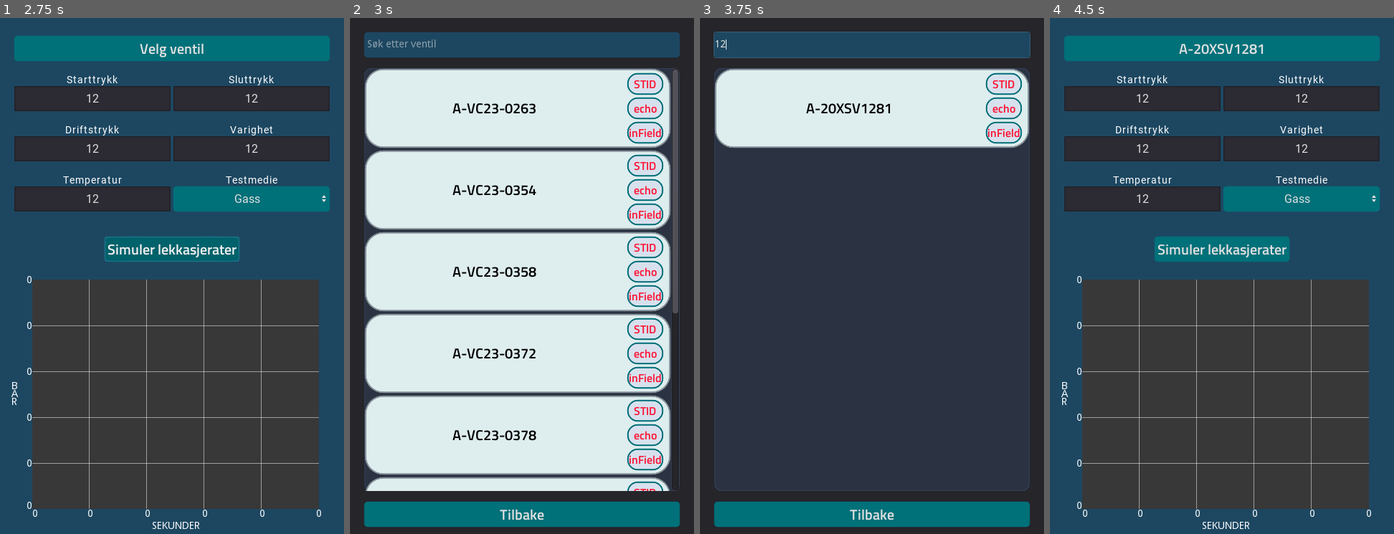
Above: before the commit, frames 1-4 (left to right).
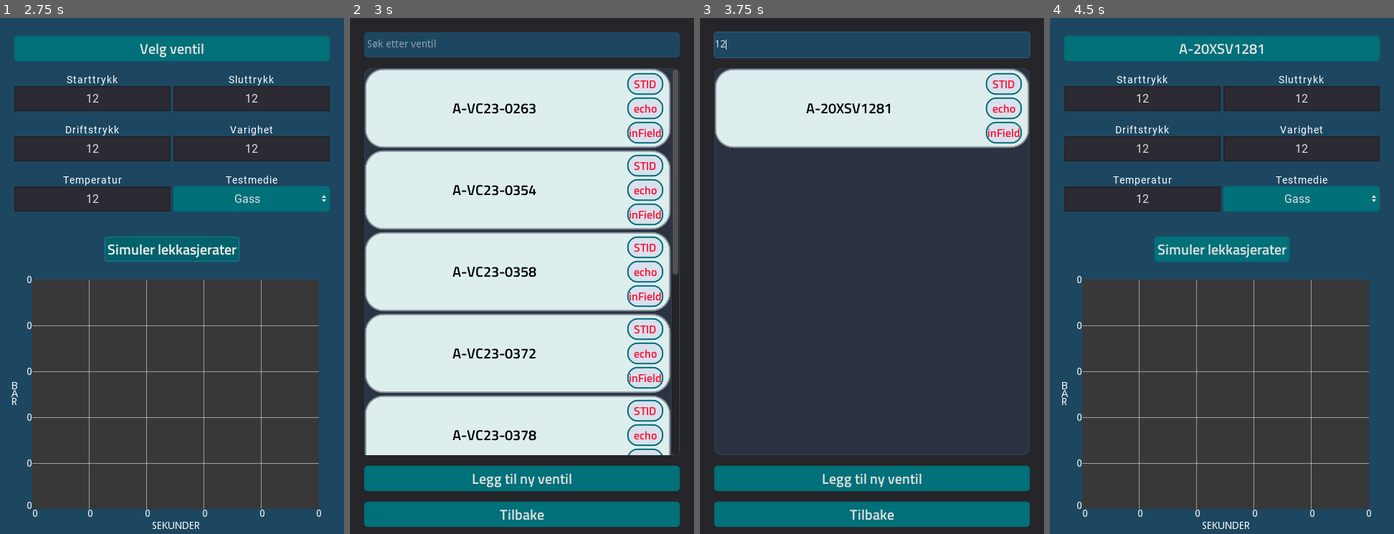
Above: after the commit, the same moments.

Repository: Keroflux/Critical-leak-test
Game: Godot game, scene res://Main.tscn
Two runs of this game, one before a commit and one after it. Both use one fixed random seed, a clock stepped at 60 frames per second and the inputs below.
Inputs (mouse positions are in pixels of both pictures, inside the frame that each line leads up to):
- Up to frame 1 (2.75 s): click (92, 100) at 0.52 s; type "12" at 0.6 s; click (92, 147) at 0.75 s; type "12" at 0.83 s; click (92, 198) at 0.98 s; type "12" at 1.07 s; click (251, 100) at 1.27 s; type "12" at 1.35 s; click (251, 147) at 1.5 s; type "12" at 1.58 s; click "Simuler lekkasjerater" at 2 s
- Up to frame 2 (3 s): click "Velg ventil" at 2.75 s
- Up to frame 3 (3.75 s): click (872, 43) at 3.52 s; type "12" at 3.6 s
- Up to frame 4 (4.5 s): click (1222, 105) at 4.25 s

Frame 1 is identical in both runs. In frame 2, 6.3% of the frame differs, in the area x 4-96%, y 49-92%; in frame 3, 4.5%; in frame 4, nothing differs.

Commit message:
Lagt til mulighet for å legge til nye ventiler

Diff:
--- a/Script/VALVES.gd
+++ b/Script/VALVES.gd
@@ -1,7 +1,7 @@
 extends Node
 
 
-var valves = {"A-VC23-0263": {"MW": 36, "Di": 372, "Z": 0.8259, "volume": 0.11876, "type": "check"},
+var valves : Dictionary = {"A-VC23-0263": {"MW": 36, "Di": 372, "Z": 0.8259, "volume": 0.11876, "type": "check"},
 			"A-VC23-0354": {"MW": 24.4, "Di": 280, "Z": 0.8, "volume": 0.06041, "type": "check"},
 			"A-VC23-0358": {"MW": 24.4, "Di": 280, "Z": 0.8, "volume": 0.12128, "type": "check"},
 			"A-VC23-0372": {"MW": 24.7, "Di": 229, "Z": 0.7355, "volume": 0.03622, "type": "check"},
--- /dev/null
+++ b/UI/AddValve.gd
@@ -0,0 +1,26 @@
+extends Control
+
+var parent
+
+func _on_Back_pressed():
+	queue_free()
+
+
+func _on_Add_pressed():
+	var tag = $"%Tag".text.to_upper()
+	var mw = float($"%MW".text)
+	var di = float($"%Di".text)
+	var z = float($"%CompF".text)
+	var volume = float($"%Volume".text)
+	var dens = float($"%Dens".text)
+	var k = float($"%Elasticity".text)
+	var type = $"%Type".get_item_text($"%Type".get_selected_id())
+	if type == "Ventil":
+		type = "valve"
+	else:
+		type = "check"
+
+	var dict : Dictionary = {tag: {"MW": mw, "Di:": di, "Z": z, "volume": volume, "Dens": dens, "K": k, "type": type}}
+	VALVES.valves.merge(dict)
+	parent.refresh("")
+	queue_free()
--- /dev/null
+++ b/UI/AddValve.tscn
@@ -0,0 +1,314 @@
+[gd_scene load_steps=11 format=2]
+
+[ext_resource path="res://UI/Font/TitilliumWeb-SemiBold.ttf" type="DynamicFontData" id=1]
+[ext_resource path="res://UI/Font/Font14.tres" type="DynamicFont" id=2]
+[ext_resource path="res://UI/AddValve.gd" type="Script" id=3]
+[ext_resource path="res://UI/Font/Font16l.tres" type="DynamicFont" id=5]
+
+[sub_resource type="StyleBoxFlat" id=6]
+bg_color = Color( 0, 0.384314, 0.419608, 1 )
+corner_radius_top_left = 5
+corner_radius_top_right = 5
+corner_radius_bottom_right = 5
+corner_radius_bottom_left = 5
+
+[sub_resource type="StyleBoxFlat" id=7]
+bg_color = Color( 0, 0.384314, 0.419608, 1 )
+corner_radius_top_left = 5
+corner_radius_top_right = 5
+corner_radius_bottom_right = 5
+corner_radius_bottom_left = 5
+
+[sub_resource type="StyleBoxFlat" id=5]
+bg_color = Color( 0, 0.439216, 0.47451, 1 )
+corner_radius_top_left = 5
+corner_radius_top_right = 5
+corner_radius_bottom_right = 5
+corner_radius_bottom_left = 5
+
+[sub_resource type="DynamicFont" id=4]
+size = 20
+font_data = ExtResource( 1 )
+
+[sub_resource type="StyleBoxFlat" id=3]
+bg_color = Color( 0, 0.384314, 0.419608, 1 )
+corner_radius_top_left = 5
+corner_radius_top_right = 5
+corner_radius_bottom_right = 5
+corner_radius_bottom_left = 5
+
+[sub_resource type="StyleBoxFlat" id=2]
+bg_color = Color( 0, 0.439216, 0.47451, 1 )
+border_blend = true
+corner_radius_top_left = 5
+corner_radius_top_right = 5
+corner_radius_bottom_right = 5
+corner_radius_bottom_left = 5
+
+[node name="AddValve" type="Control"]
+anchor_right = 1.0
+anchor_bottom = 1.0
+size_flags_horizontal = 3
+size_flags_vertical = 3
+script = ExtResource( 3 )
+
+[node name="ColorRect" type="ColorRect" parent="."]
+show_behind_parent = true
+anchor_right = 1.0
+anchor_bottom = 1.0
+color = Color( 0.113725, 0.278431, 0.380392, 1 )
+
+[node name="VBoxContainer" type="VBoxContainer" parent="."]
+anchor_right = 1.0
+anchor_bottom = 1.0
+custom_constants/separation = 15
+
+[node name="MarginContainer" type="MarginContainer" parent="VBoxContainer"]
+margin_right = 480.0
+margin_bottom = 685.0
+custom_constants/margin_right = 20
+custom_constants/margin_top = 25
+custom_constants/margin_left = 20
+custom_constants/margin_bottom = 10
+
+[node name="VBoxContainer" type="VBoxContainer" parent="VBoxContainer/MarginContainer"]
+margin_left = 20.0
+margin_top = 25.0
+margin_right = 460.0
+margin_bottom = 675.0
+custom_constants/separation = 35
+
+[node name="HBoxContainer" type="HBoxContainer" parent="VBoxContainer/MarginContainer/VBoxContainer"]
+margin_right = 440.0
+margin_bottom = 245.0
+
+[node name="VBoxContainer" type="VBoxContainer" parent="VBoxContainer/MarginContainer/VBoxContainer/HBoxContainer"]
+margin_right = 218.0
+margin_bottom = 245.0
+size_flags_horizontal = 3
+size_flags_vertical = 3
+custom_constants/separation = 35
+
+[node name="Tag" type="LineEdit" parent="VBoxContainer/MarginContainer/VBoxContainer/HBoxContainer/VBoxContainer"]
+unique_name_in_owner = true
+margin_right = 218.0
+margin_bottom = 35.0
+rect_min_size = Vector2( 0, 35 )
+size_flags_horizontal = 3
+custom_fonts/font = ExtResource( 5 )
+align = 1
+
+[node name="Label" type="Label" parent="VBoxContainer/MarginContainer/VBoxContainer/HBoxContainer/VBoxContainer/Tag"]
+anchor_left = 0.00469484
+anchor_top = -0.0571429
+anchor_right = 0.995305
+anchor_bottom = 0.0285714
+margin_top = -15.0
+margin_bottom = -1.0
+custom_constants/line_spacing = 0
+custom_fonts/font = ExtResource( 2 )
+text = "Tag"
+align = 1
+valign = 1
+__meta__ = {
+"_edit_use_anchors_": true
+}
+
+[node name="Di" type="LineEdit" parent="VBoxContainer/MarginContainer/VBoxContainer/HBoxContainer/VBoxContainer"]
+unique_name_in_owner = true
+margin_top = 70.0
+margin_right = 218.0
+margin_bottom = 105.0
+rect_min_size = Vector2( 0, 35 )
+size_flags_horizontal = 3
+custom_fonts/font = ExtResource( 5 )
+align = 1
+placeholder_text = "Kun tilbakeslag"
+
+[node name="Label" type="Label" parent="VBoxContainer/MarginContainer/VBoxContainer/HBoxContainer/VBoxContainer/Di"]
+anchor_right = 1.0
+margin_left = 1.0
+margin_top = -17.0
+margin_right = -1.0
+custom_fonts/font = ExtResource( 2 )
+text = "Indre diameter"
+align = 1
+valign = 1
+
+[node name="CompF" type="LineEdit" parent="VBoxContainer/MarginContainer/VBoxContainer/HBoxContainer/VBoxContainer"]
+unique_name_in_owner = true
+margin_top = 140.0
+margin_right = 218.0
+margin_bottom = 175.0
+rect_min_size = Vector2( 0, 35 )
+size_flags_horizontal = 3
+custom_fonts/font = ExtResource( 5 )
+align = 1
+placeholder_text = "Kun gass"
+
+[node name="Label" type="Label" parent="VBoxContainer/MarginContainer/VBoxContainer/HBoxContainer/VBoxContainer/CompF"]
+anchor_right = 1.0
+margin_left = 1.0
+margin_top = -17.0
+margin_right = -1.0
+custom_fonts/font = ExtResource( 2 )
+text = "Kompressabilitet"
+align = 1
+valign = 1
+
+[node name="Dens" type="LineEdit" parent="VBoxContainer/MarginContainer/VBoxContainer/HBoxContainer/VBoxContainer"]
+unique_name_in_owner = true
+margin_top = 210.0
+margin_right = 218.0
+margin_bottom = 245.0
+rect_min_size = Vector2( 0, 35 )
+size_flags_horizontal = 3
+custom_fonts/font = ExtResource( 5 )
+align = 1
+placeholder_text = "Kun væske"
+
+[node name="Label" type="Label" parent="VBoxContainer/MarginContainer/VBoxContainer/HBoxContainer/VBoxContainer/Dens"]
+anchor_right = 1.0
+margin_left = 1.0
+margin_top = -17.0
+margin_right = -1.0
+custom_fonts/font = ExtResource( 2 )
+text = "Densitet"
+align = 1
+valign = 1
+
+[node name="VBoxContainer2" type="VBoxContainer" parent="VBoxContainer/MarginContainer/VBoxContainer/HBoxContainer"]
+margin_left = 222.0
+margin_right = 440.0
+margin_bottom = 245.0
+size_flags_horizontal = 3
+size_flags_vertical = 3
+custom_constants/separation = 35
+
+[node name="Volume" type="LineEdit" parent="VBoxContainer/MarginContainer/VBoxContainer/HBoxContainer/VBoxContainer2"]
+unique_name_in_owner = true
+margin_right = 218.0
+margin_bottom = 35.0
+rect_min_size = Vector2( 0, 35 )
+size_flags_horizontal = 3
+custom_fonts/font = ExtResource( 5 )
+align = 1
+
+[node name="Label" type="Label" parent="VBoxContainer/MarginContainer/VBoxContainer/HBoxContainer/VBoxContainer2/Volume"]
+anchor_right = 1.0
+margin_left = 1.0
+margin_top = -17.0
+margin_right = -1.0
+custom_fonts/font = ExtResource( 2 )
+text = "Cavityvolum"
+align = 1
+valign = 1
+
+[node name="MW" type="LineEdit" parent="VBoxContainer/MarginContainer/VBoxContainer/HBoxContainer/VBoxContainer2"]
+unique_name_in_owner = true
+margin_top = 70.0
+margin_right = 218.0
+margin_bottom = 105.0
+rect_min_size = Vector2( 0, 35 )
+size_flags_horizontal = 3
+custom_fonts/font = ExtResource( 5 )
+align = 1
+placeholder_text = "Kun gass"
+
+[node name="Label" type="Label" parent="VBoxContainer/MarginContainer/VBoxContainer/HBoxContainer/VBoxContainer2/MW"]
+anchor_right = 1.0
+margin_left = 1.0
+margin_top = -17.0
+margin_right = -1.0
+custom_fonts/font = ExtResource( 2 )
+text = "Molvekt gass"
+align = 1
+valign = 1
+
+[node name="Elasticity" type="LineEdit" parent="VBoxContainer/MarginContainer/VBoxContainer/HBoxContainer/VBoxContainer2"]
+unique_name_in_owner = true
+margin_top = 140.0
+margin_right = 218.0
+margin_bottom = 175.0
+rect_min_size = Vector2( 0, 35 )
+size_flags_horizontal = 3
+custom_fonts/font = ExtResource( 5 )
+align = 1
+placeholder_text = "Kun væske"
+
+[node name="Label" type="Label" parent="VBoxContainer/MarginContainer/VBoxContainer/HBoxContainer/VBoxContainer2/Elasticity"]
+anchor_right = 1.0
+margin_left = 1.0
+margin_top = -17.0
+margin_right = -1.0
+custom_fonts/font = ExtResource( 2 )
+text = "Elastisitet"
+align = 1
+valign = 1
+
+[node name="Type" type="OptionButton" parent="VBoxContainer/MarginContainer/VBoxContainer/HBoxContainer/VBoxContainer2"]
+unique_name_in_owner = true
+margin_top = 210.0
+margin_right = 218.0
+margin_bottom = 245.0
+rect_min_size = Vector2( 0, 35 )
+custom_fonts/font = ExtResource( 5 )
+custom_styles/hover = SubResource( 6 )
+custom_styles/pressed = SubResource( 7 )
+custom_styles/normal = SubResource( 5 )
+text = "Ventil"
+align = 1
+items = [ "Ventil", null, false, 0, null, "Tilbakeslag", null, false, 1, null ]
+selected = 0
+
+[node name="Label" type="Label" parent="VBoxContainer/MarginContainer/VBoxContainer/HBoxContainer/VBoxContainer2/Type"]
+anchor_right = 1.0
+margin_top = -17.0
+custom_fonts/font = ExtResource( 2 )
+text = "Ventiltype"
+align = 1
+valign = 2
+
+[node name="CenterContainer" type="CenterContainer" parent="VBoxContainer/MarginContainer/VBoxContainer"]
+margin_top = 280.0
+margin_right = 440.0
+margin_bottom = 315.0
+
+[node name="HBoxContainer" type="HBoxContainer" parent="VBoxContainer/MarginContainer/VBoxContainer/CenterContainer"]
+margin_left = 68.0
+margin_right = 372.0
+margin_bottom = 35.0
+
+[node name="Add" type="Button" parent="VBoxContainer/MarginContainer/VBoxContainer/CenterContainer/HBoxContainer"]
+margin_right = 150.0
+margin_bottom = 35.0
+rect_min_size = Vector2( 150, 35 )
+size_flags_horizontal = 3
+custom_fonts/font = SubResource( 4 )
+custom_styles/hover = SubResource( 3 )
+custom_styles/normal = SubResource( 2 )
+text = "Legg til ny ventil"
+
+[node name="Back" type="Button" parent="VBoxContainer/MarginContainer/VBoxContainer/CenterContainer/HBoxContainer"]
+margin_left = 154.0
+margin_right = 304.0
+margin_bottom = 35.0
+rect_min_size = Vector2( 150, 35 )
+size_flags_horizontal = 3
+custom_fonts/font = SubResource( 4 )
+custom_styles/hover = SubResource( 3 )
+custom_styles/normal = SubResource( 2 )
+text = "Tilbake"
+
+[node name="RichTextLabel" type="RichTextLabel" parent="VBoxContainer/MarginContainer/VBoxContainer"]
+margin_top = 350.0
+margin_right = 440.0
+margin_bottom = 650.0
+rect_min_size = Vector2( 0, 300 )
+size_flags_vertical = 3
+text = "Her kan du legge til nye ventiler midlertidig. De vil forsvinne når du lukker programmet
+
+For ventiler som testes med gass er det bare nødvendig å fylle ut de som er merket med \"Kun gass\". Det samme gjelder for væske merket \"Kun væske\". Det er kun nødvendig å fyll inn indre diameter for tilbakeslagsventiler. Tag og cavityvolum skal alltid fylles ut"
+
+[connection signal="pressed" from="VBoxContainer/MarginContainer/VBoxContainer/CenterContainer/HBoxContainer/Add" to="." method="_on_Add_pressed"]
+[connection signal="pressed" from="VBoxContainer/MarginContainer/VBoxContainer/CenterContainer/HBoxContainer/Back" to="." method="_on_Back_pressed"]
--- a/UI/ValveSelector.gd
+++ b/UI/ValveSelector.gd
@@ -1,6 +1,7 @@
 extends Control
 
 var button = preload("res://UI/Tagbutton.tscn")
+var new_valve = preload("res://UI/AddValve.tscn")
 
 func _ready():
 	refresh("")
@@ -21,3 +22,9 @@
 
 func close():
 	queue_free()
+
+
+func _on_New_pressed():
+	var a = new_valve.instance()
+	a.parent = self
+	add_child(a)
--- a/UI/ValveSelector.tscn
+++ b/UI/ValveSelector.tscn
@@ -76,7 +76,7 @@
 [node name="ScrollContainer" type="ScrollContainer" parent="MarginContainer/VBoxContainer"]
 margin_top = 50.0
 margin_right = 440.0
-margin_bottom = 640.0
+margin_bottom = 590.0
 size_flags_horizontal = 3
 size_flags_vertical = 3
 custom_styles/bg = SubResource( 1 )
@@ -86,9 +86,20 @@
 margin_left = 1.0
 margin_top = 1.0
 margin_right = 439.0
-margin_bottom = 589.0
+margin_bottom = 539.0
 size_flags_horizontal = 3
 size_flags_vertical = 3
+
+[node name="New" type="Button" parent="MarginContainer/VBoxContainer"]
+margin_top = 605.0
+margin_right = 440.0
+margin_bottom = 640.0
+rect_min_size = Vector2( 150, 35 )
+size_flags_horizontal = 3
+custom_fonts/font = SubResource( 3 )
+custom_styles/hover = SubResource( 4 )
+custom_styles/normal = SubResource( 5 )
+text = "Legg til ny ventil"
 
 [node name="Close" type="Button" parent="MarginContainer/VBoxContainer"]
 margin_top = 655.0
@@ -102,4 +113,5 @@
 text = "Tilbake"
 
 [connection signal="text_changed" from="MarginContainer/VBoxContainer/Search" to="." method="refresh"]
+[connection signal="pressed" from="MarginContainer/VBoxContainer/New" to="." method="_on_New_pressed"]
 [connection signal="pressed" from="MarginContainer/VBoxContainer/Close" to="." method="close"]
